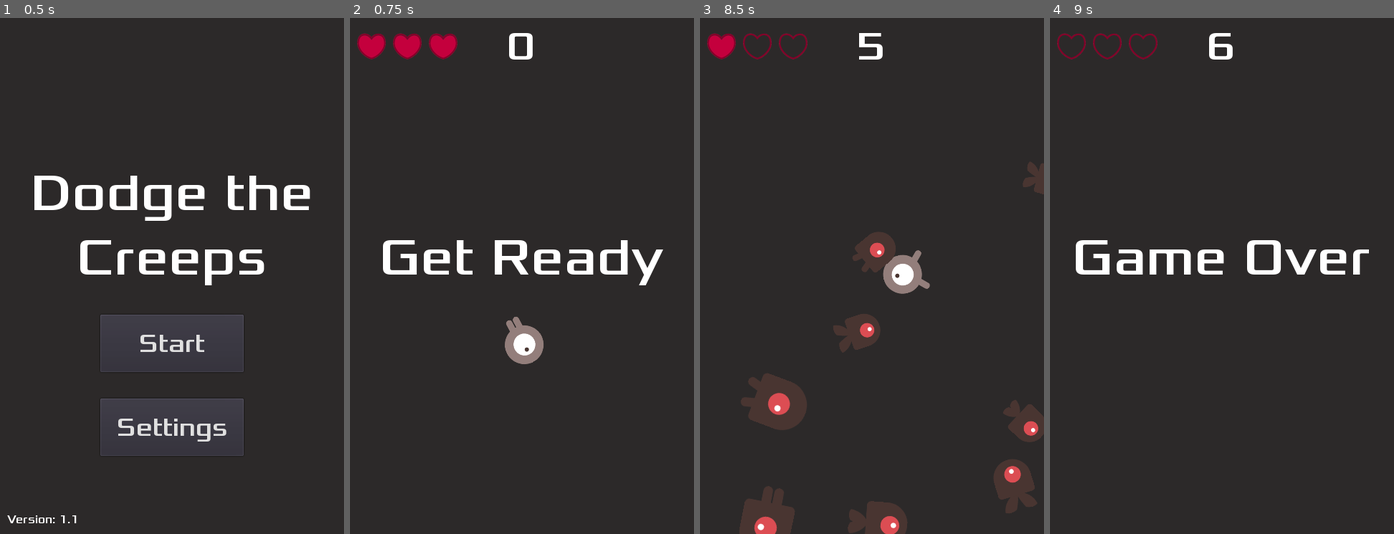
Above: before the commit, frames 1-4 (left to right).
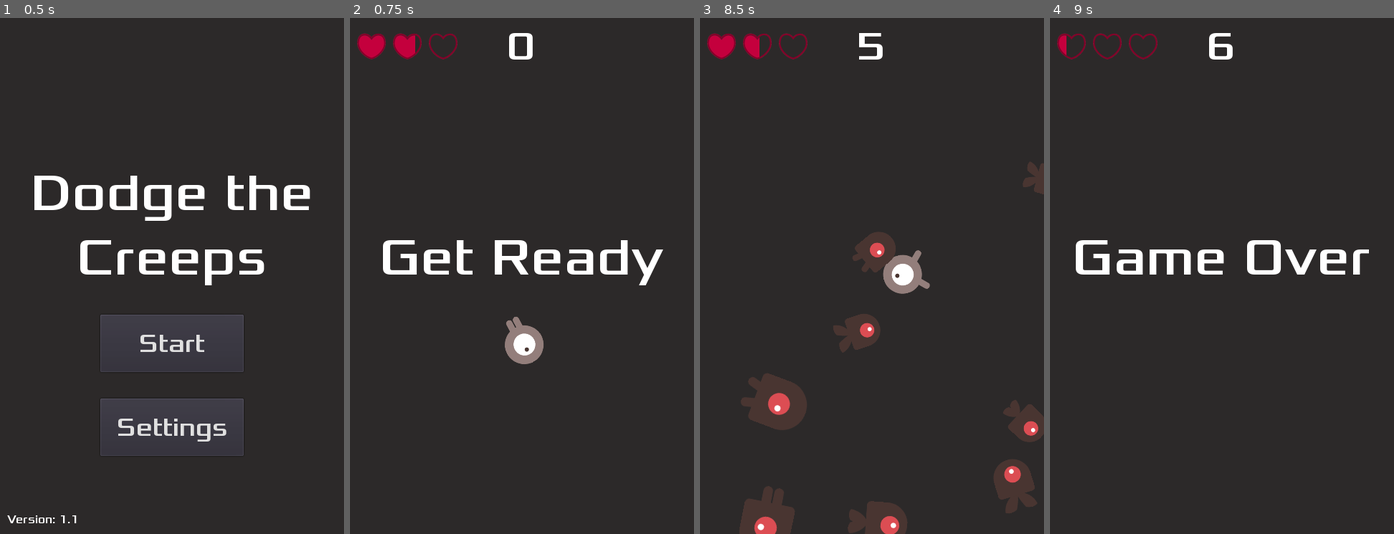
Above: after the commit, the same moments.

Repository: STYJ/Dodge-the-Creeps-enhanced-edition
Game: Godot game, scene res://main.tscn
Two runs of this game, one before a commit and one after it. Both use one fixed random seed, a clock stepped at 60 frames per second and the inputs below.
Inputs (mouse positions are in pixels of both pictures, inside the frame that each line leads up to):
- Up to frame 1 (0.5 s): no input
- Up to frame 2 (0.75 s): click "Start" at 0.5 s
- Up to frame 3 (8.5 s): tap Enter at 1.25 s; move the mouse to (947, 250) at 1.27 s; press the mouse at (947, 250) at 1.28 s; move the mouse to (803, 301) at 2.02 s; release the mouse at (803, 301) at 2.03 s; click (803, 301) at 2.1 s; move the mouse to (906, 162) at 2.77 s; press the mouse at (906, 162) at 2.78 s; move the mouse to (854, 379) at 3.52 s; release the mouse at (854, 379) at 3.53 s; click (854, 379) at 3.6 s; move the mouse to (975, 353) at 4.27 s; press the mouse at (975, 353) at 4.28 s; move the mouse to (768, 198) at 5.02 s; release the mouse at (768, 198) at 5.03 s; click (768, 198) at 5.1 s; move the mouse to (889, 276) at 5.77 s; press the mouse at (889, 276) at 5.78 s; move the mouse to (820, 147) at 6.52 s; release the mouse at (820, 147) at 6.53 s; click (820, 147) at 6.6 s; move the mouse to (947, 250) at 7.27 s; press the mouse at (947, 250) at 7.28 s; move the mouse to (803, 301) at 8.02 s; release the mouse at (803, 301) at 8.03 s; click (803, 301) at 8.1 s
- Up to frame 4 (9 s): move the mouse to (1256, 162) at 8.77 s; press the mouse at (1256, 162) at 8.78 s

Frame 1 is identical in both runs. In frame 2, 0.3% of the frame differs, in the area x 18-31%, y 3-8%; in frame 3, 0.1%; in frame 4, less than 0.1%.

Commit message:
increased tween interpolate timer to 0.3

Diff:
--- a/HUD.gd
+++ b/HUD.gd
@@ -118,7 +118,7 @@
 func update_health(new_value):
 	if not tween.is_active():
 		tween.start()
-	tween.interpolate_property(self, "animated_health", animated_health, new_value, 0.1)
+	tween.interpolate_property(self, "animated_health", animated_health, new_value, 0.3)
 
 func _on_Player_hit():
 	var damage = MAX_HEALTH if $Settings/SettingsValues/Hardcore/HardcoreCheckbox.pressed else MAX_HEALTH/3
